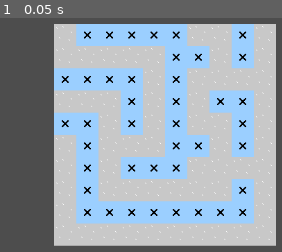
Above: before the commit, frame 1.
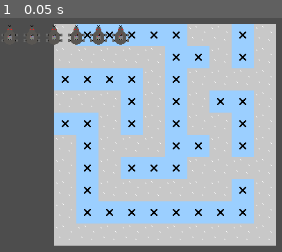
Above: after the commit, the same moment.

Repository: johannagroven/dontratmeout
Game: Godot game, scene res://node_2d.tscn
Same seed, same stepped clock (60 frames per second), same inputs: the game is played once before the commit and once after it.
Inputs:
- Up to frame 1 (0.05 s): no input

The runs differ from the first frame. In frame 1, 1.2% of the frame differs, in the area x 0-46%, y 2-12%.

Commit message:
basic definition of player

Diff:
--- a/Maze.gd
+++ b/Maze.gd
@@ -63,12 +63,18 @@
 
 func addSprites():
 	for i in range(board.size()):
-		var location = getLoc(i) * tileSize
+		var indexLoc = getLoc(i)
+		var location = indexLoc * tileSize
 		var sprite
 		match board[i]:
 			Tile.START:
 				sprite = Sprite2D.new()
 				sprite.texture = tileText
+				var playerScn = load("res://player.gd")
+				var player = playerScn.new()
+				player.location = indexLoc
+				add_child(player)
+
 			Tile.GOAL:
 				sprite = Sprite2D.new()
 				sprite.texture = tileText
--- /dev/null
+++ b/player.gd
@@ -0,0 +1,46 @@
+extends Area2D
+
+# TODO Lift up into globa enum definitions
+enum Direction {
+	UP = 0,
+	DOWN = 1,
+	LEFT = 2,
+	RIGHT = 3
+}
+
+# TODO Pull tile size up
+const size = Vector2i(32,32)
+var location = Vector2i(-1,-1)
+var facing = Direction.UP
+var texture = load("res://assets/computer mouse-Sheet.png")
+var sprite = Sprite2D.new()
+
+func _init():
+	sprite.texture = texture
+	add_child(sprite)
+
+func facingToRadians(f):
+		match f:
+			Direction.UP:
+				return 0.0
+			Direction.DOWN:
+				return 1.0
+			Direction.LEFT:
+				return 2.0
+			Direction.RIGHT:
+				return 3.0
+
+func facingToVector2i(f):
+	match f:
+		Direction.UP:
+			return Vector2i(0,-1)
+		Direction.DOWN:
+			return Vector2i(0,1)
+		Direction.LEFT:
+			return Vector2i(-1, 0)
+		Direction.RIGHT:
+			return Vector2i(1,0)
+
+func updateSprite():
+	sprite.global_position = size * location
+	sprite.rotate(facingToRadians(facing))
